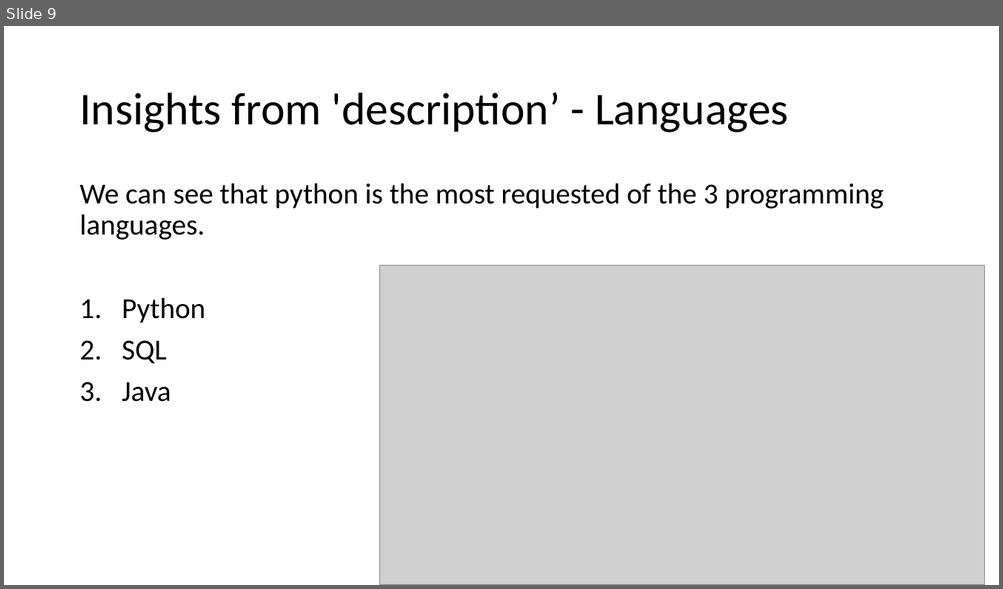
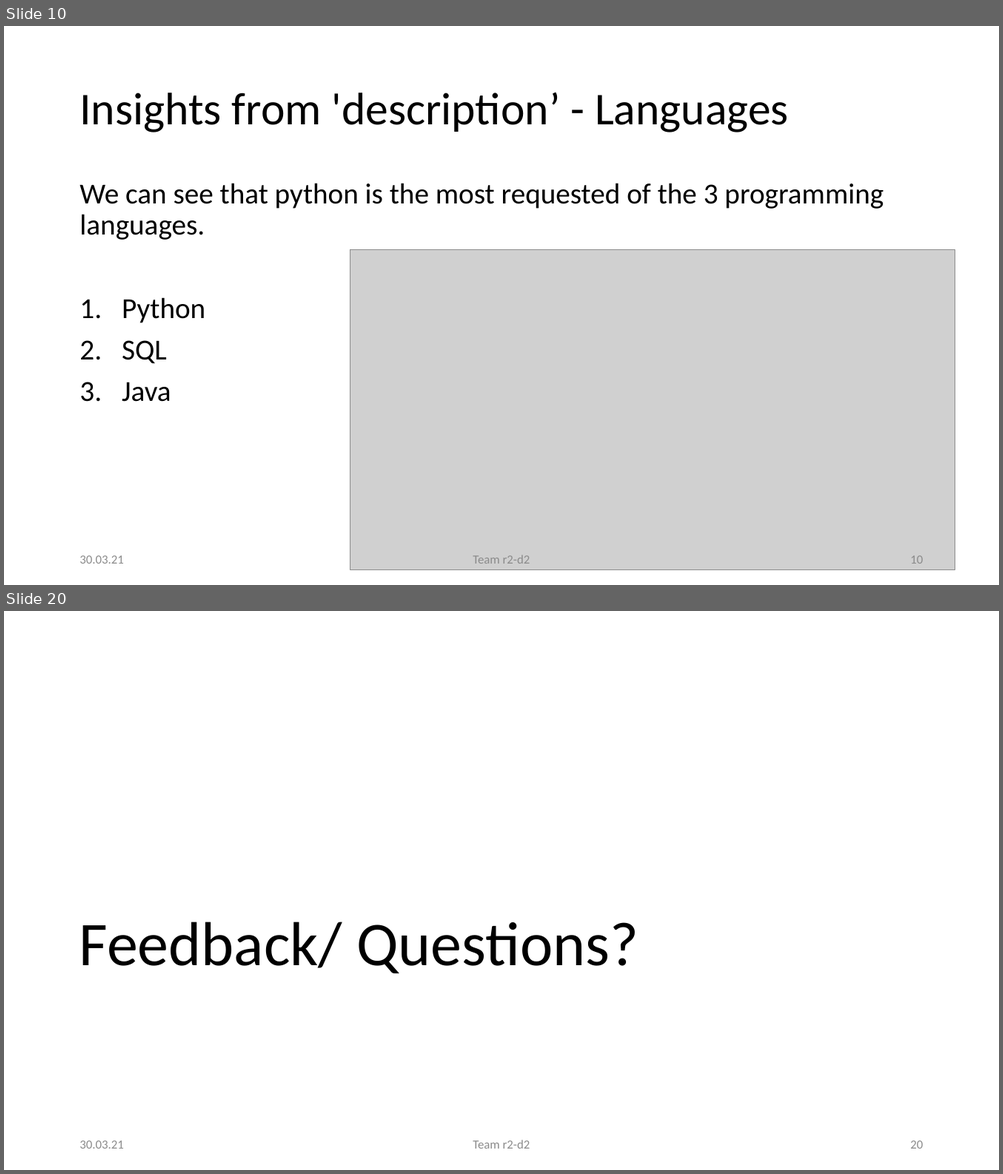
Before and after one commit to JosephineBiedermann/GroupProject1, a slide deck: Project1Presentation.pptx. Shown one above the other, each under a label of ours: slide 9 before the commit, slides 10 and 20 after it; the slides between them are not shown. The pictures are 1003x589 and 1003x1174 pixels, drawn with LibreOffice and Linux fonts; fonts in the diff are those of the drawing; grey boxes stand for pictures. Boxes give left, top, right and bottom in pixels: in the first picture for what was removed or moved away, otherwise in the second. Text is boxed around its words. In the diff, an @@ line names an element or a change of style, - is before the commit and + after.

```diff
--- a/Project1Presentation.pptx
+++ b/Project1Presentation.pptx
@@ slide 20 added at box(4, 611, 999, 1170), background #FFFFFF @@
@@ title added at box(79, 922, 638, 974), 60 pt, text #000000 @@
+Feedback/ Questions?
@@ text added at box(79, 1141, 123, 1149), 12 pt, text #8C8C8C @@
+30.03.21
@@ text added at box(472, 1140, 530, 1149), 12 pt, text #8C8C8C @@
+Team r2-d2
@@ page number added at box(910, 1141, 922, 1149), 12 pt, text #8C8C8C @@
+20
@@ what was slide 9 is now slide 10 @@
@@ slide 10 changed as well @@
@@ picture: place and size @@
-picture at box(379, 266, 984, 585)
+picture at box(350, 249, 955, 570)
@@ text added at box(79, 556, 123, 564), 12 pt, text #8C8C8C @@
+30.03.21
@@ text added at box(472, 556, 530, 564), 12 pt, text #8C8C8C @@
+Team r2-d2
@@ page number added at box(910, 556, 922, 564), 12 pt, text #8C8C8C @@
+10
```
Also in this commit, not shown: 13 other slides changed, 5 other slides added, 1 slide removed.
